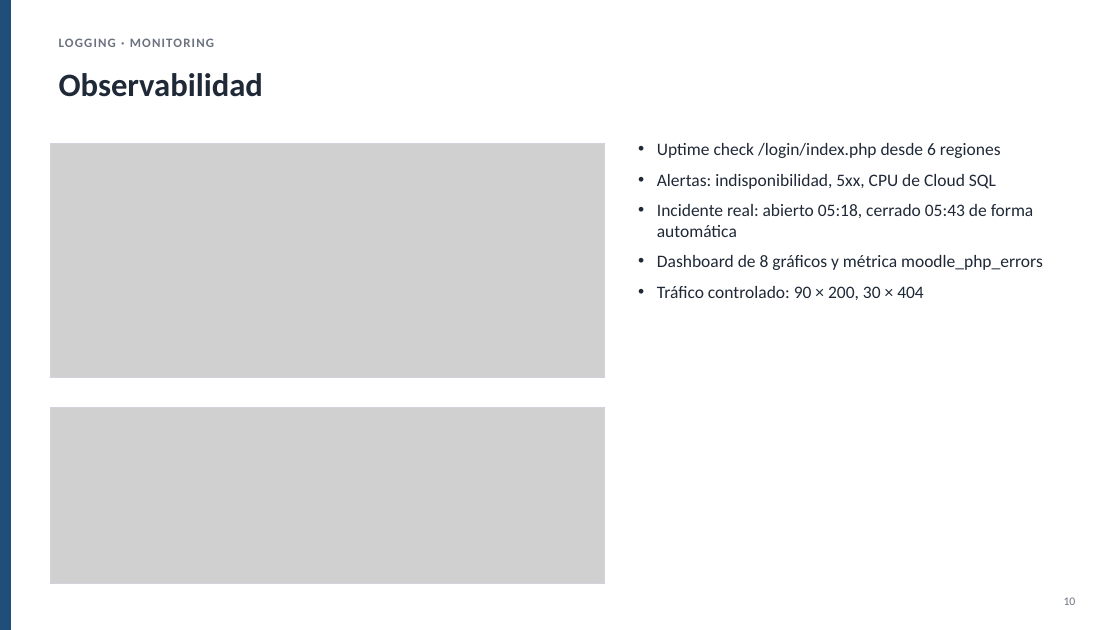
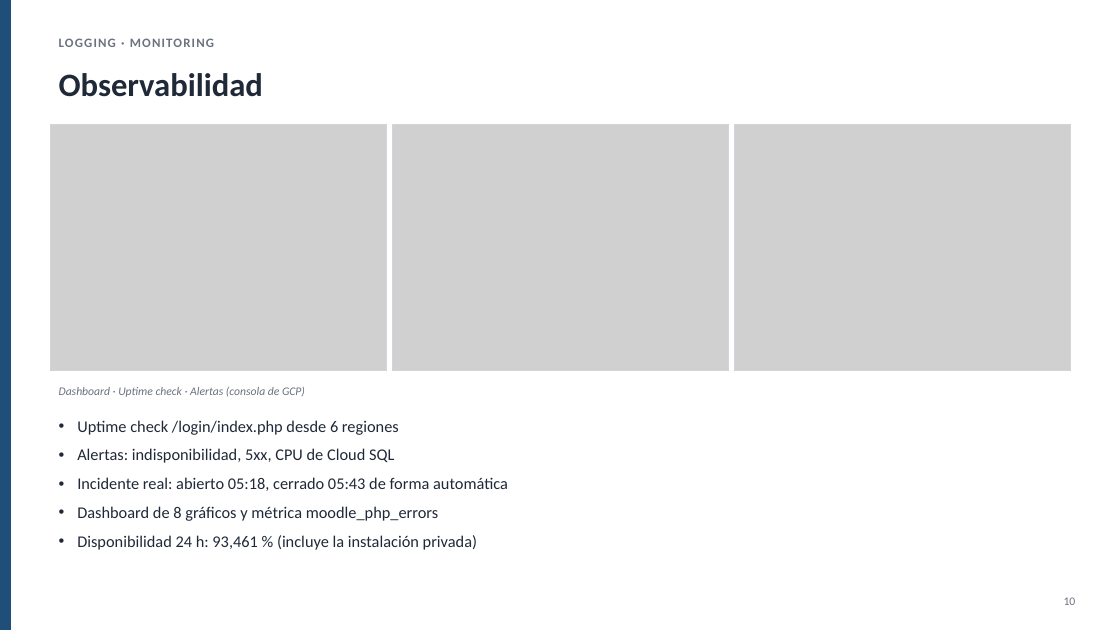
Before and after one commit to Casper128/moodle, a slide deck: slide 10 of docs/entregable/Presentacion_Moodle_GCP.pptx. Drawn at 1120x630 pixels with LibreOffice and Linux fonts; fonts in the diff are those of the drawing; grey boxes stand for pictures. Boxes give left, top, right and bottom in pixels: in the first picture for what was removed or moved away, otherwise in the second. Text is boxed around its words. In the diff, an @@ line names an element or a change of style, - is before the commit and + after.

```diff
--- a/docs/entregable/Presentacion_Moodle_GCP.pptx
+++ b/docs/entregable/Presentacion_Moodle_GCP.pptx
@@ rectangle: place and size @@
-rectangle at [50, 144, 605, 377]
+rectangle at [50, 124, 386, 371]
@@ picture: place and size @@
-picture at [50, 144, 605, 377]
+picture at [50, 124, 386, 371]
@@ rectangle: place and size @@
-rectangle at [50, 408, 605, 584]
+rectangle at [392, 124, 728, 371]
@@ picture added at [392, 124, 728, 371] @@
@@ picture added at [734, 124, 1070, 371] @@
@@ rectangle added at [734, 124, 1070, 371], outline #D1D5DB 0.75 pt @@
@@ text added at [59, 387, 305, 397], 10 pt, text #6B7280, italic @@
+Dashboard · Uptime check · Alertas (consola de GCP)
@@ text "Uptime check /login/index.php desde 6 ...": place and size @@
-text "Uptime check /login/index.php desde 6 ..." at [657, 143, 1043, 300]
+text "Uptime check /login/index.php desde 6 ..." at [77, 420, 508, 550]
@@ picture removed at [50, 408, 605, 584] @@
@@ text at [77, 420, 508, 521]: size 15 to 14 pt in "Uptime check /login/index.php desde 6 regiones", "Alertas: indisponibilidad, 5xx, CPU de Cloud SQL", "Incidente real: abierto 05:18, cerrado 05:43 de ...", "Dashboard de 8 gráficos y métrica moodle_php_errors" @@
@@ text at [77, 535, 477, 550]: text changed; size 15 to 14 pt @@
-• Tráfico controlado: 90 × 200, 30 × 404
+• Disponibilidad 24 h: 93,461 % (incluye la instalación privada)
```
Also in this commit, not shown: 2 other slides changed, 16 other files.
